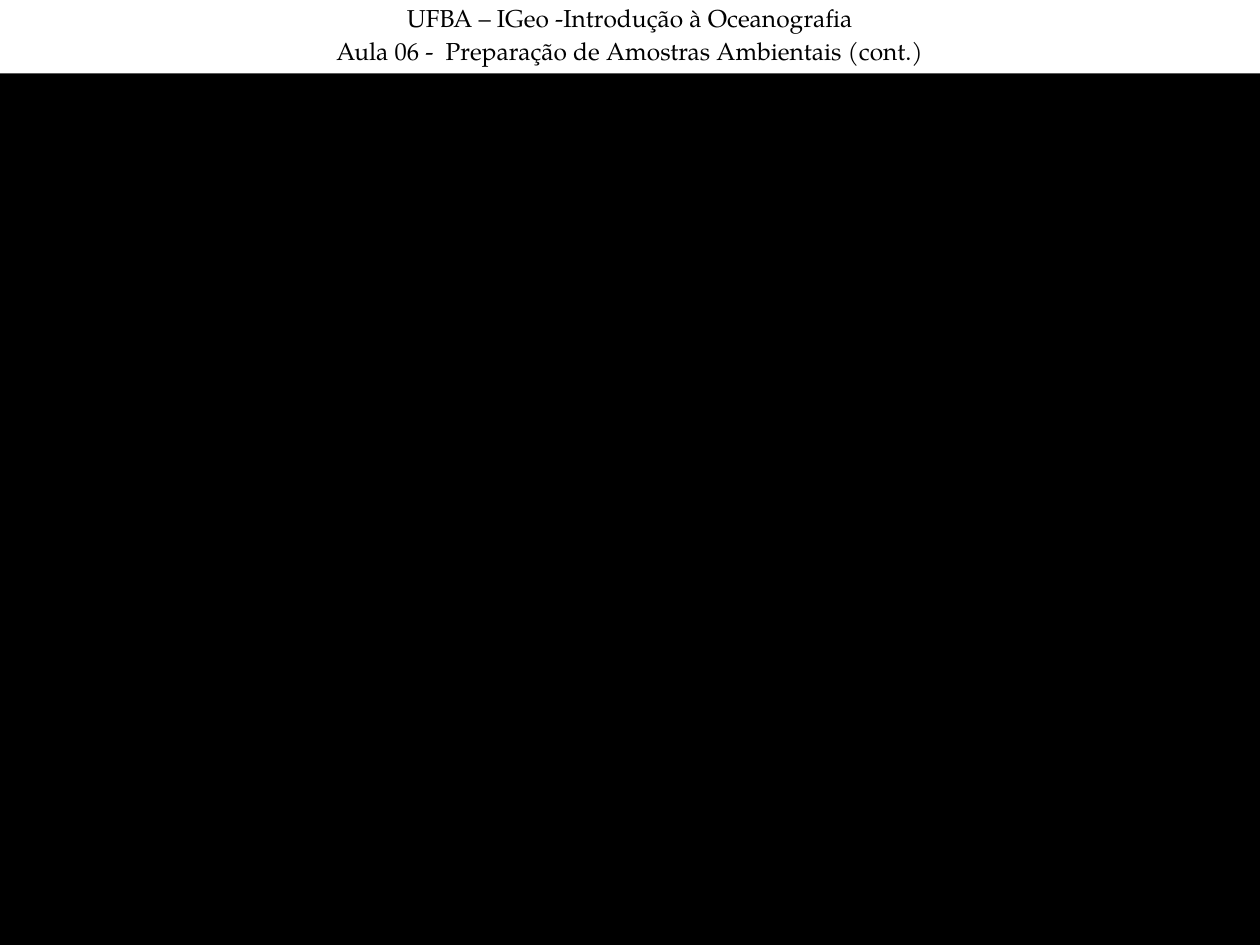
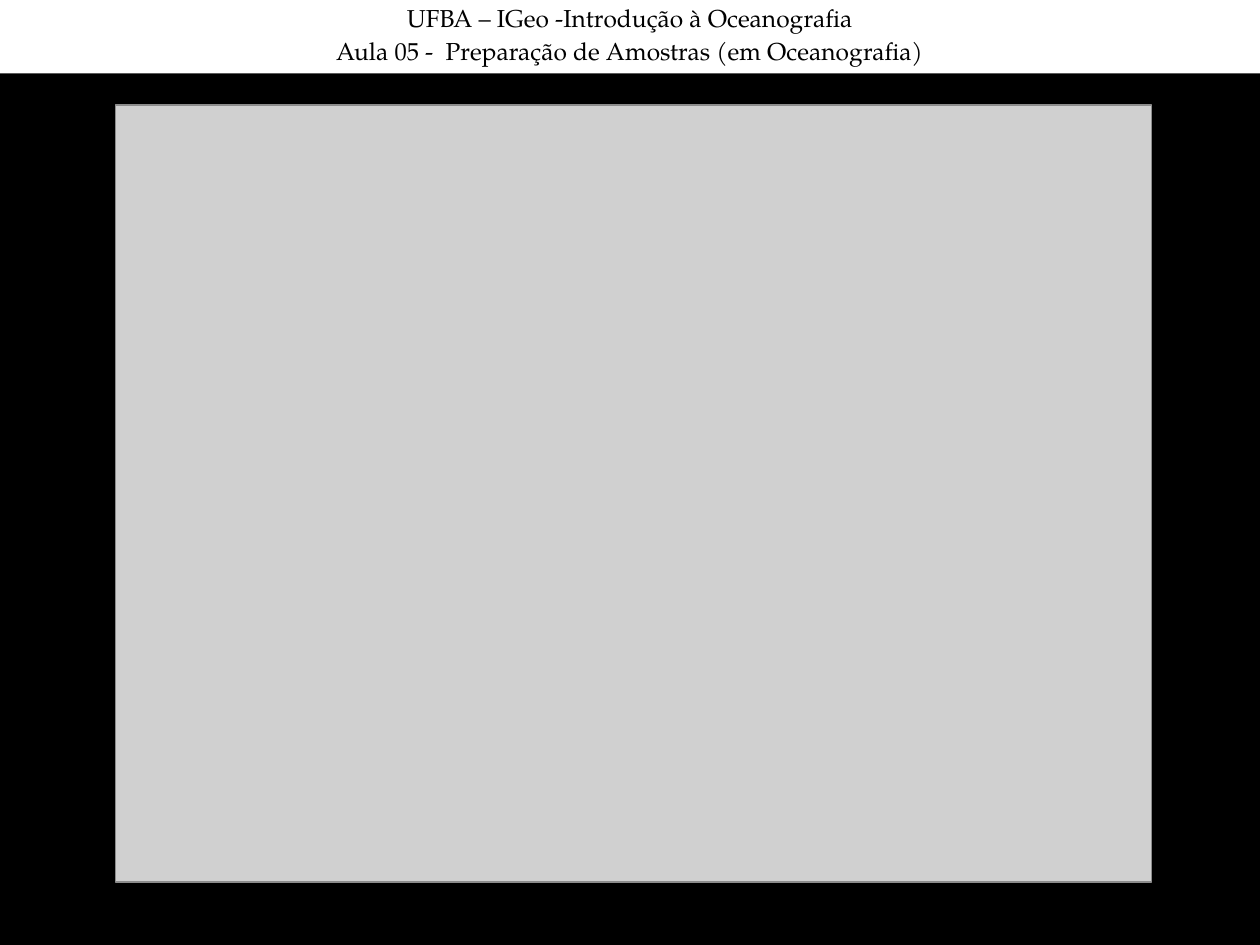
Before and after one commit to juoceano/chemicaloceanography2, a slide deck: slide 4 of classes/OceanoQuimica_Semana06(CC).ppt (slide 19 before the commit). Drawn at 1260x945 pixels with LibreOffice and Linux fonts; fonts in the diff are those of the drawing; grey boxes stand for pictures. Boxes give left, top, right and bottom in pixels: in the first picture for what was removed or moved away, otherwise in the second. Text is boxed around its words. In the diff, an @@ line names an element or a change of style, - is before the commit and + after.

```diff
--- a/classes/OceanoQuimica_Semana06(CC).ppt
+++ b/classes/OceanoQuimica_Semana06(CC).ppt
@@ text in rectangle at [336,42,923,67]: text changed @@
-Aula 06 - Preparação de Amostras Ambientais (cont.)
+Aula 05 - Preparação de Amostras (em Oceanografia)
@@ picture added at [116,105,1152,882] @@
```
Also in this commit, not shown: 4 other slides changed, 15 slides added, 57 slides removed, 3 other files.
